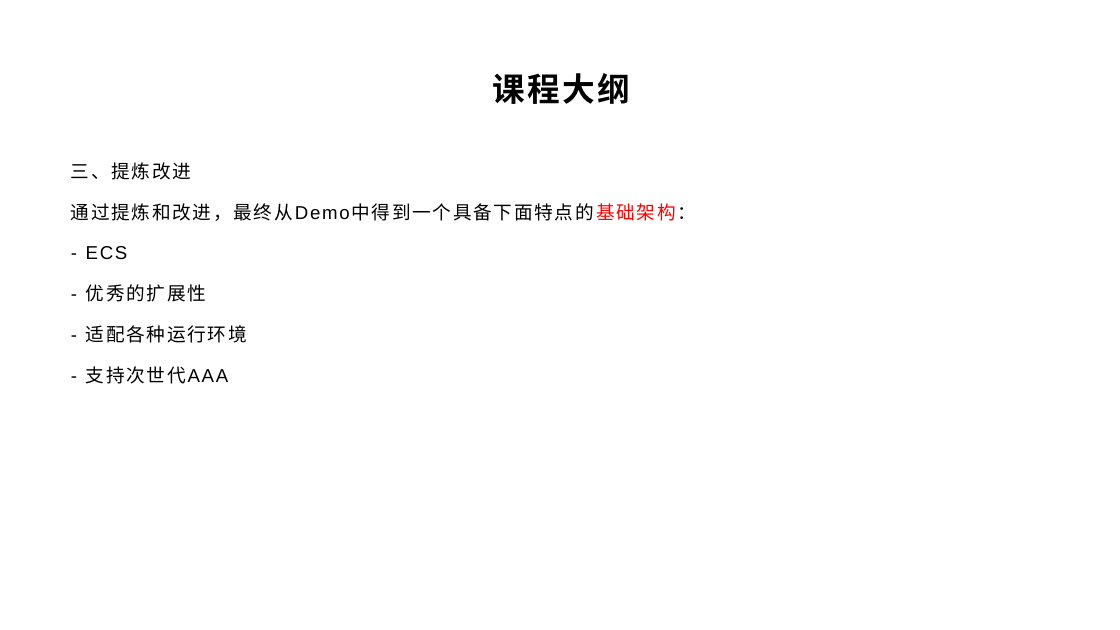
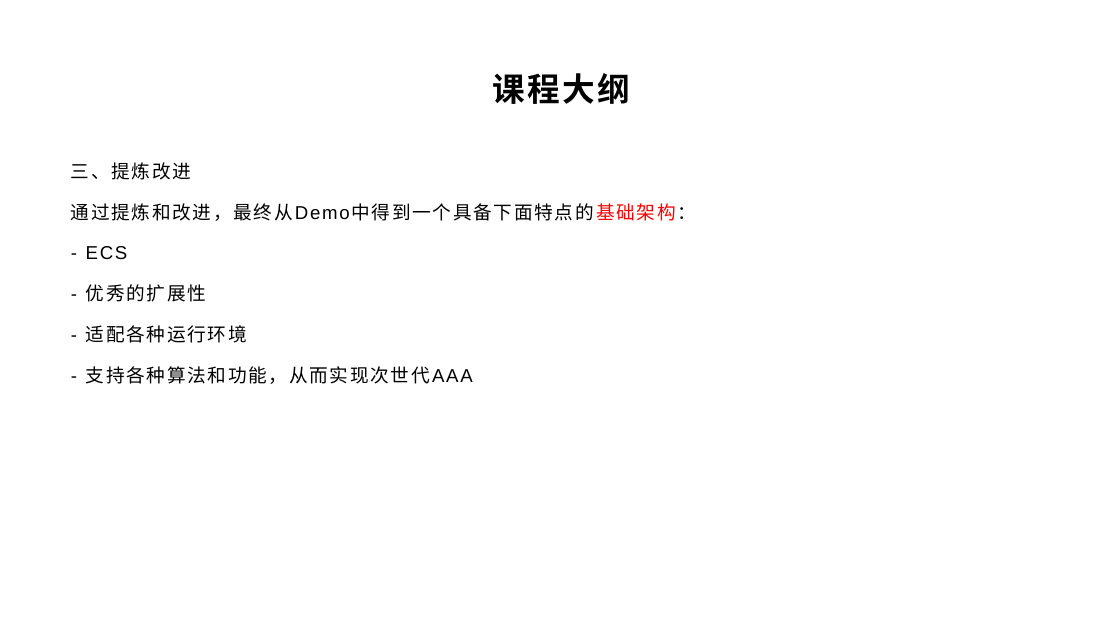
Before and after one commit to yyc-git/ModernGameEngineDesignEdu, a slide deck: slide 13 of packages/introduce/第一节课.pptx (slide 12 before the commit). Drawn at 1120x630 pixels with LibreOffice and Linux fonts; fonts in the diff are those of the drawing; background and template pictures are left out. Boxes give left, top, right and bottom in pixels: in the first picture for what was removed or moved away, otherwise in the second. Text is boxed around its words. In the diff, an @@ line names an element or a change of style, - is before the commit and + after.

```diff
--- a/packages/introduce/第一节课.pptx
+++ b/packages/introduce/第一节课.pptx
@@ text at (86,366,473,384): text changed @@
-- 支持次世代AAA
+- 支持各种算法和功能，从而实现次世代AAA
```
Also in this commit, not shown: 2 other slides changed, 1 slide added.
